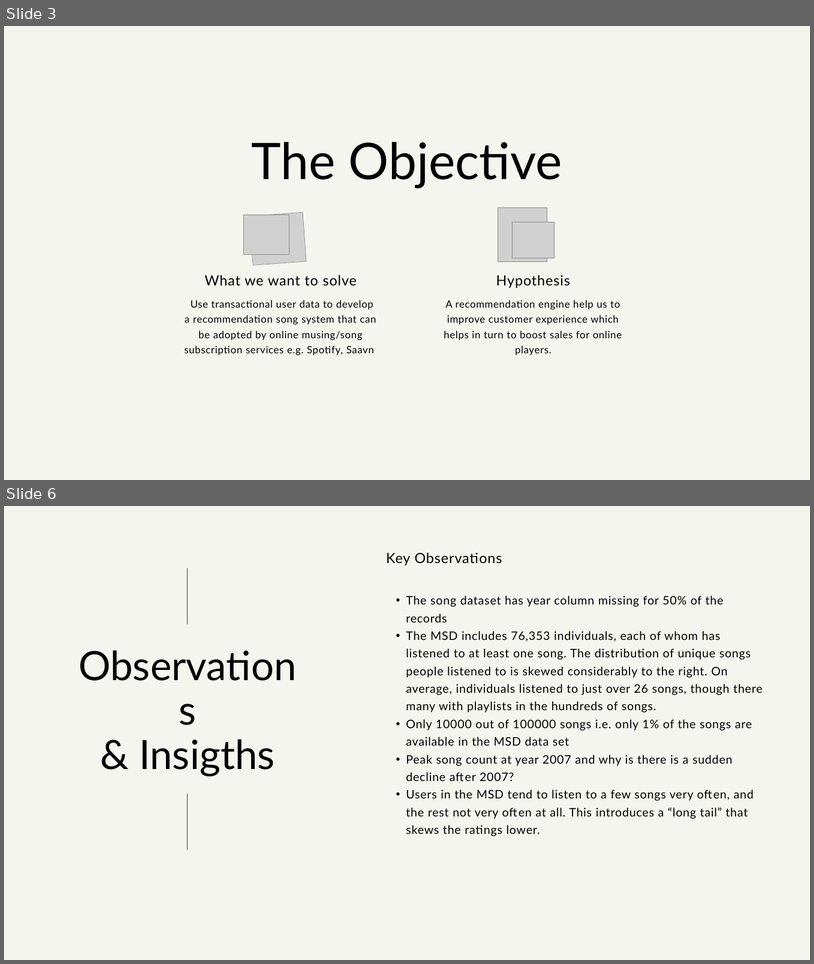
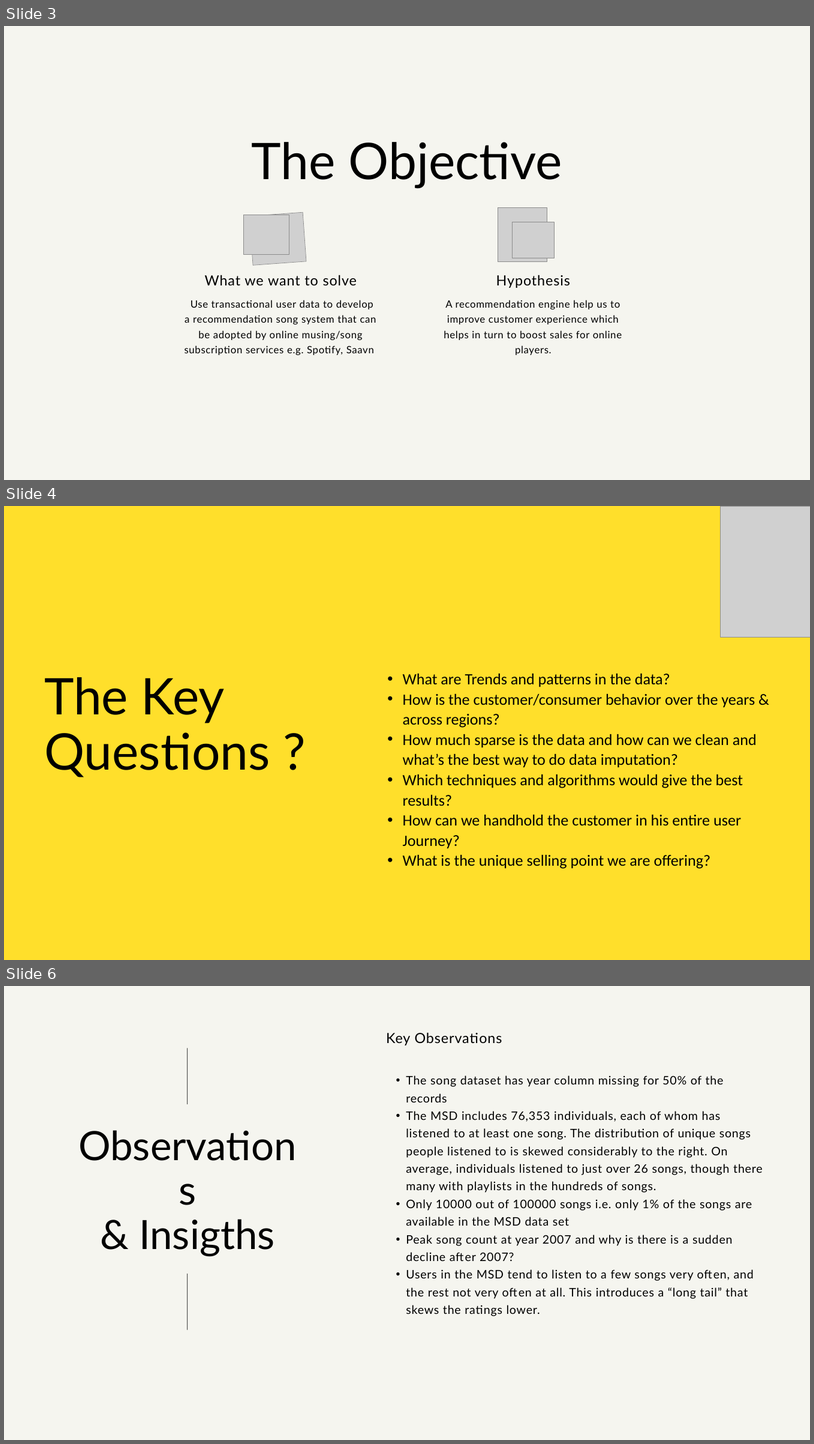
Before and after one commit to vrlnarayana/capstone-gl, a slide deck: Capstone Project - OCT20B- Milestone 1.pptx. Shown one above the other, each under a label of ours: slides 3 and 6 before the commit, slides 3, 4 and 6 after it; the slides between them are not shown. The pictures are 814x964 and 814x1444 pixels, drawn with LibreOffice and Linux fonts; fonts in the diff are those of the drawing; grey boxes stand for pictures. Boxes give left, top, right and bottom in pixels: in the first picture for what was removed or moved away, otherwise in the second. Text is boxed around its words. In the diff, an @@ line names an element or a change of style, - is before the commit and + after.

```diff
--- a/Capstone Project - OCT20B- Milestone 1.pptx
+++ b/Capstone Project - OCT20B- Milestone 1.pptx
@@ slide 4 added at (x1=4, y1=506, x2=810, y2=960), background #FFDF2B @@
@@ picture added at (x1=721, y1=506, x2=810, y2=637) @@
@@ text added at (x1=44, y1=677, x2=270, y2=777), 90 pt, text #000000 @@
+The Key Questions ?
@@ text added at (x1=403, y1=673, x2=757, y2=868), 28 pt, text #000000 @@
+• What are Trends and patterns in the data?
+• How is the customer/consumer behavior over the years & across regions?
+• How much sparse is the data and how can we clean and what’s the best way to do data imputation?
+• Which techniques and algorithms would give the best results?
+• How can we handhold the customer in his entire user Journey?
+• What is the unique selling point we are offering?
```
Also in this commit, not shown: 3 slides changed, 1 slide removed.
